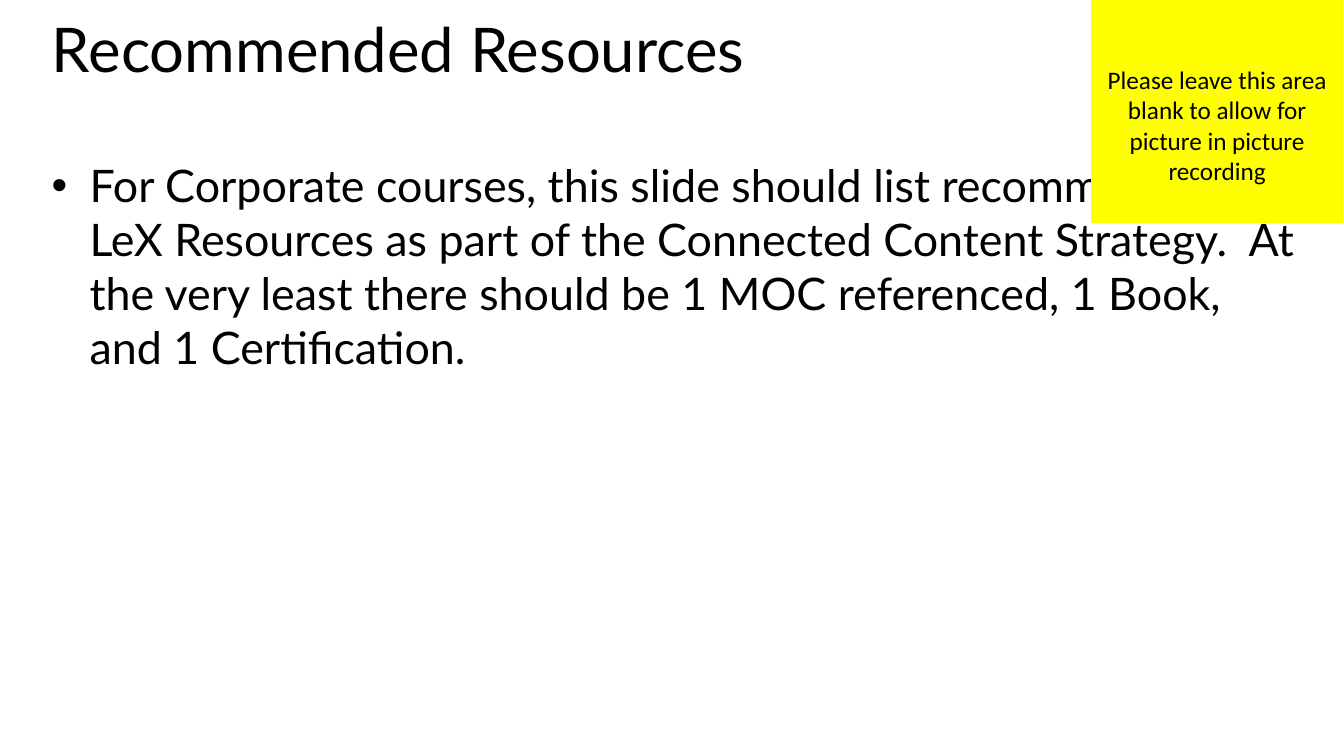
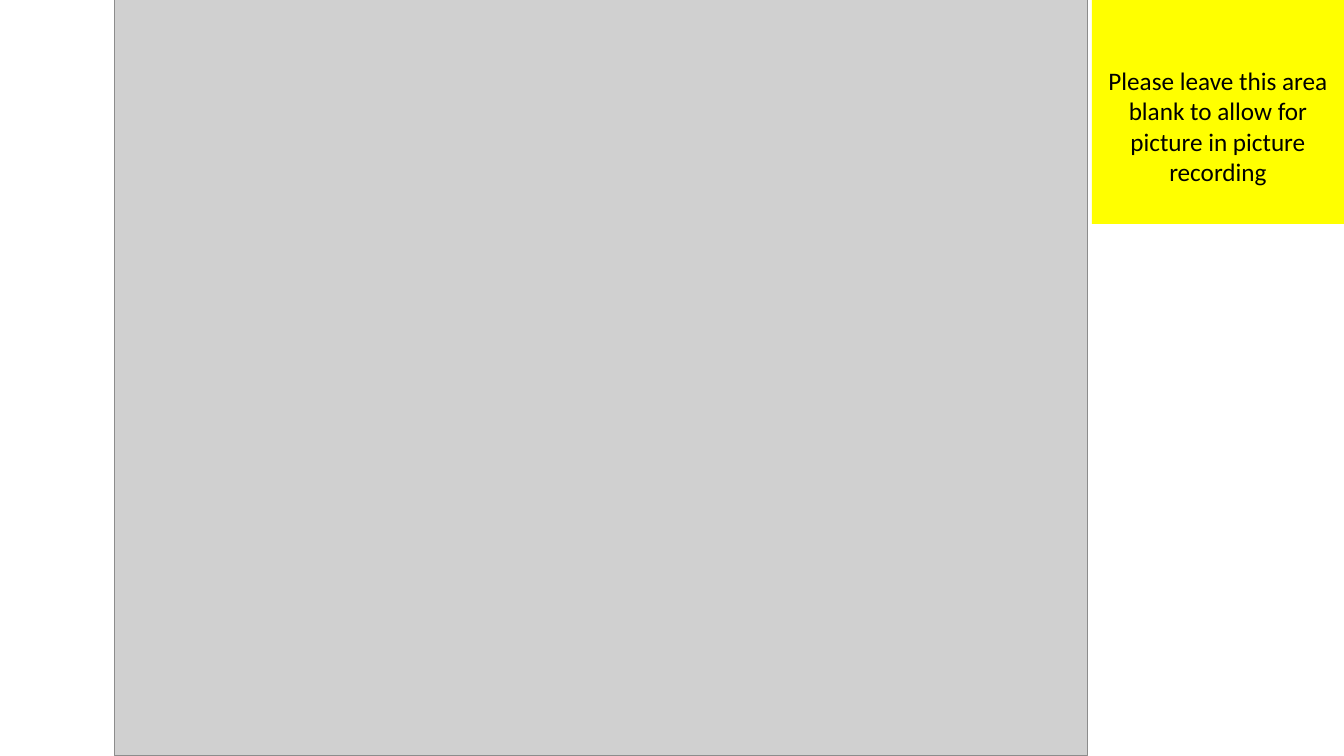
Before and after one commit to MisterJames/AzureImageProcessing, a slide deck: slide 13 of presentations/02 - Application Architecture.pptx (slide 14 before the commit). Drawn at 1344x756 pixels with LibreOffice and Linux fonts; fonts in the diff are those of the drawing; grey boxes stand for pictures. Boxes give left, top, right and bottom in pixels: in the first picture for what was removed or moved away, otherwise in the second. Text is boxed around its words. In the diff, an @@ line names an element or a change of style, - is before the commit and + after.

Commit message:
Adding image to architecture slides

```diff
--- a/presentations/02 - Application Architecture.pptx
+++ b/presentations/02 - Application Architecture.pptx
@@ title removed at (52, 26, 744, 73) @@
-Recommended Resources
@@ picture added at (114, 0, 1088, 756) @@
@@ text removed at (90, 164, 1294, 365) @@
-• For Corporate courses, this slide should list recommended LeX Resources as part of the Connected Content Strategy. At the very least there should be 1 MOC referenced, 1 Book, and 1 Certification.
```
Also in this commit, not shown: 1 other slide changed, 10 slides added.
